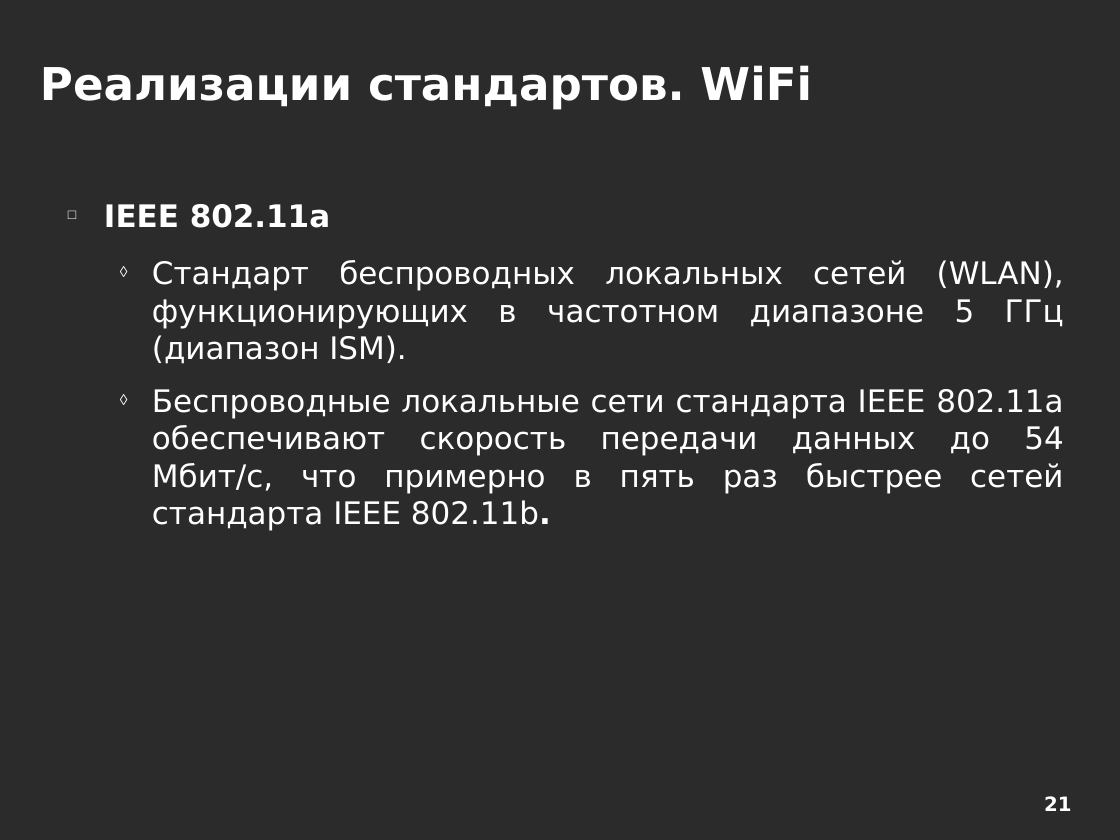
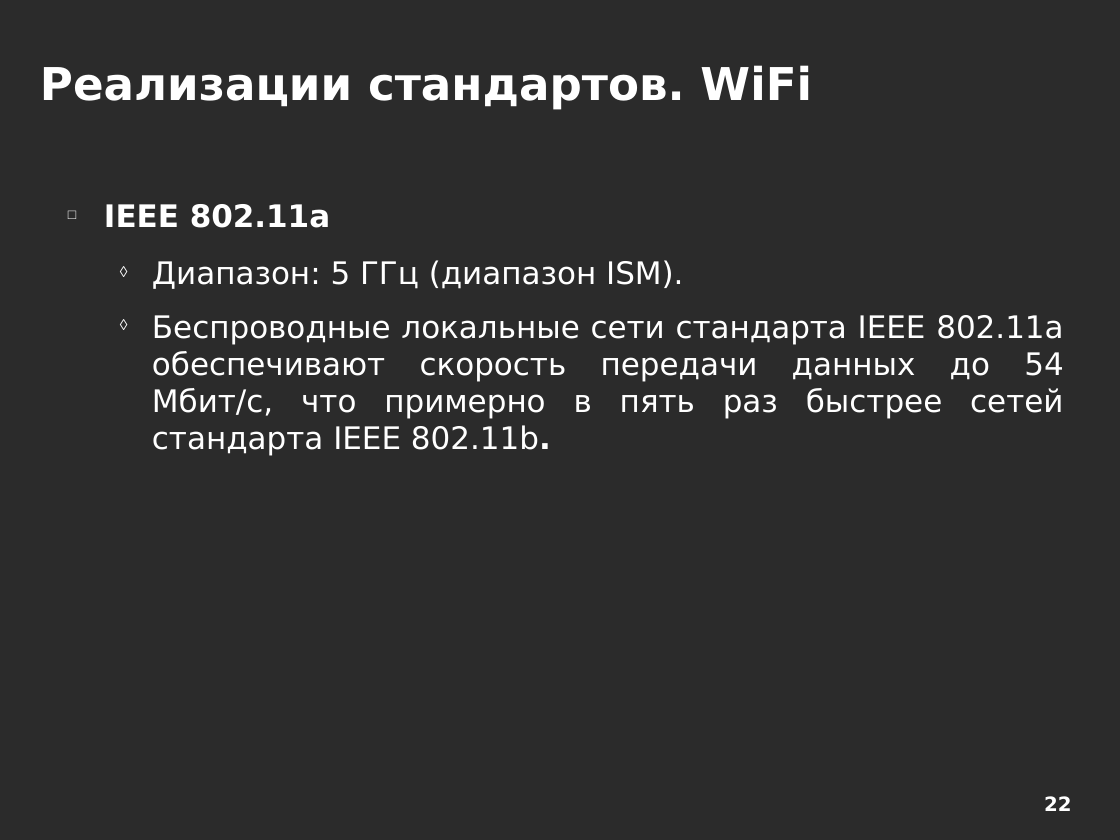
Before and after one commit to aeremenok/a-team-777, a slide deck: slide 22 of 10/smm/doc/eav_wireless.odp (slide 21 before the commit). Drawn at 1120x840 pixels with LibreOffice and Linux fonts; fonts in the diff are those of the drawing; background and template pictures are left out; a plain dark background stands for a picture behind light text. Boxes give left, top, right and bottom in pixels: in the first picture for what was removed or moved away, otherwise in the second. Text is boxed around its words. In the diff, an @@ line names an element or a change of style, - is before the commit and + after.

```diff
--- a/10/smm/doc/eav_wireless.odp
+++ b/10/smm/doc/eav_wireless.odp
@@ text at [152,260,683,289]: text changed @@
-  ◊ Cтандарт беспроводных локальных сетей (WLAN), функционирующих в частотном диапазоне 5 ГГц (диапазон ISM).
+  ◊ Диапазон: 5 ГГц (диапазон ISM).
@@ page number at [1044,796,1071,811]: text changed @@
-21
+22
```
Also in this commit, not shown: 20 other slides changed, 3 slides added, 1 slide removed.
